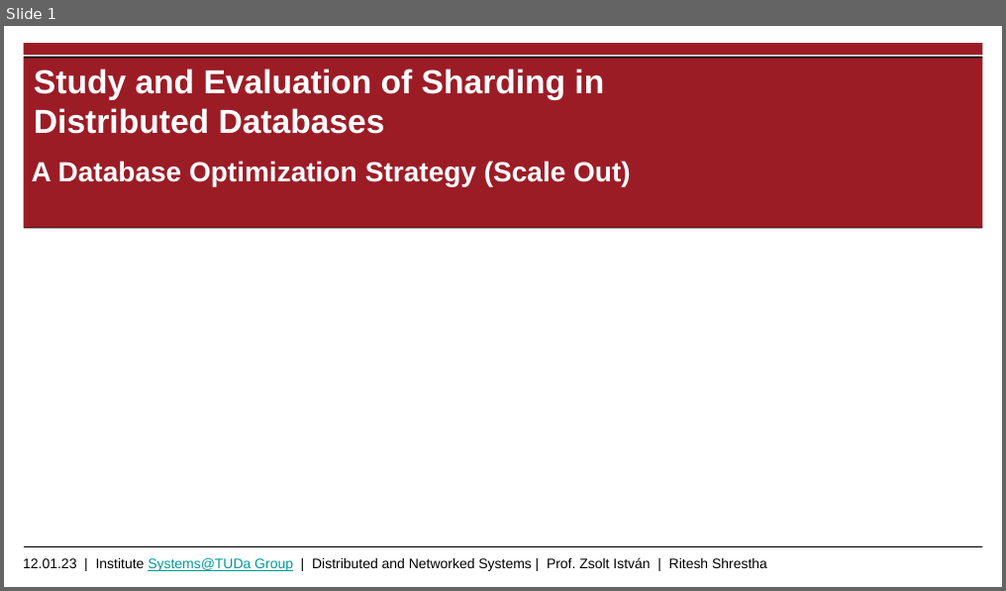
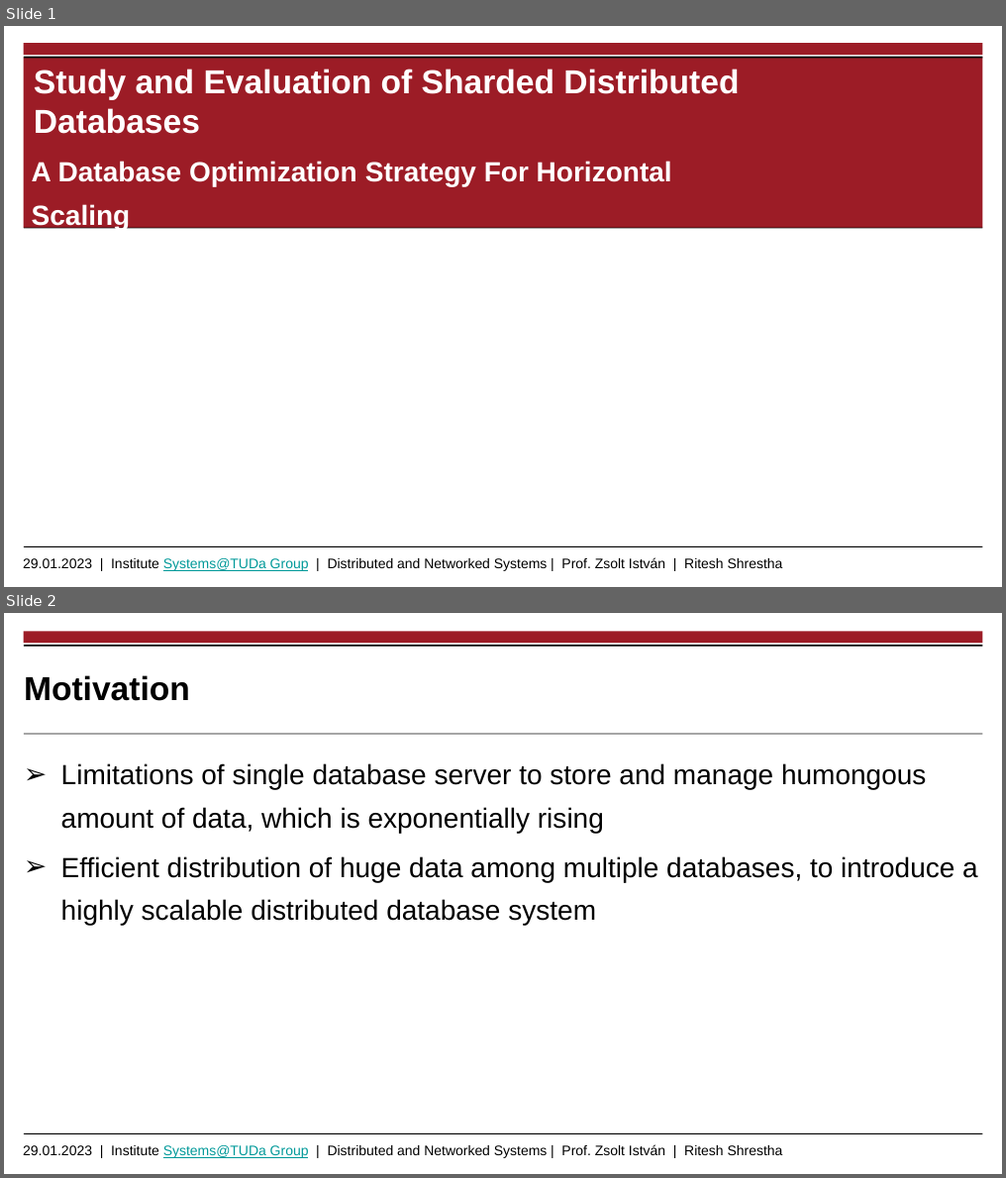
Before and after one commit to riteshCodes/sharded-distributed-databases, a slide deck: Documentation/Thesis_Presentation_Shrestha_Ritesh.pptx. Shown one above the other, each under a label of ours: slide 1 before the commit, slides 1 and 2 after it. The pictures are 1006x591 and 1006x1178 pixels, drawn with LibreOffice and Linux fonts; fonts in the diff are those of the drawing; background and template pictures are left out. Boxes give left, top, right and bottom in pixels: in the first picture for what was removed or moved away, otherwise in the second. Text is boxed around its words. In the diff, an @@ line names an element or a change of style, - is before the commit and + after.

```diff
--- a/Documentation/Thesis_Presentation_Shrestha_Ritesh.pptx
+++ b/Documentation/Thesis_Presentation_Shrestha_Ritesh.pptx
@@ slide 2 added at [4,613,1002,1174], background #FFFFFF; not listed: 2 template elements that a slide beside it also shows @@
@@ rectangle added at [24,631,983,643], fill #9C1C26 @@
@@ line added from (24, 645) to (983, 645), #000000 1.2 pt @@
@@ title added at [24,675,190,701], 24 pt, text #000000, bold @@
+Motivation
@@ line added from (24, 734) to (983, 734), #000000 0.6 pt @@
@@ text added at [61,763,978,925], 20 pt, text #000000 @@
+➢ Limitations of single database server to store and manage humongous amount of data, which is exponentially rising
+➢ Efficient distribution of huge data among multiple databases, to introduce a highly scalable distributed database system
@@ slide 1 changed as well @@
@@ title at [34,69,739,134]: text changed @@
-Study and Evaluation of Sharding in Distributed Databases
+Study and Evaluation of Sharded Distributed Databases
@@ subtitle at [32,161,672,230]: text changed @@
-A Database Optimization Strategy (Scale Out)
+A Database Optimization Strategy For Horizontal Scaling
@@ text at [23,558,783,571]: text changed @@
-12.01.23 | Institute Systems@TUDa Group | Distributed and Networked Systems | Prof. Zsolt István | Ritesh Shrestha
+29.01.2023 | Institute Systems@TUDa Group | Distributed and Networked Systems | Prof. Zsolt István | Ritesh Shrestha
```
Also in this commit, not shown: 1 other slide changed, 22 other slides added, 4 slides removed, 1 other file.
